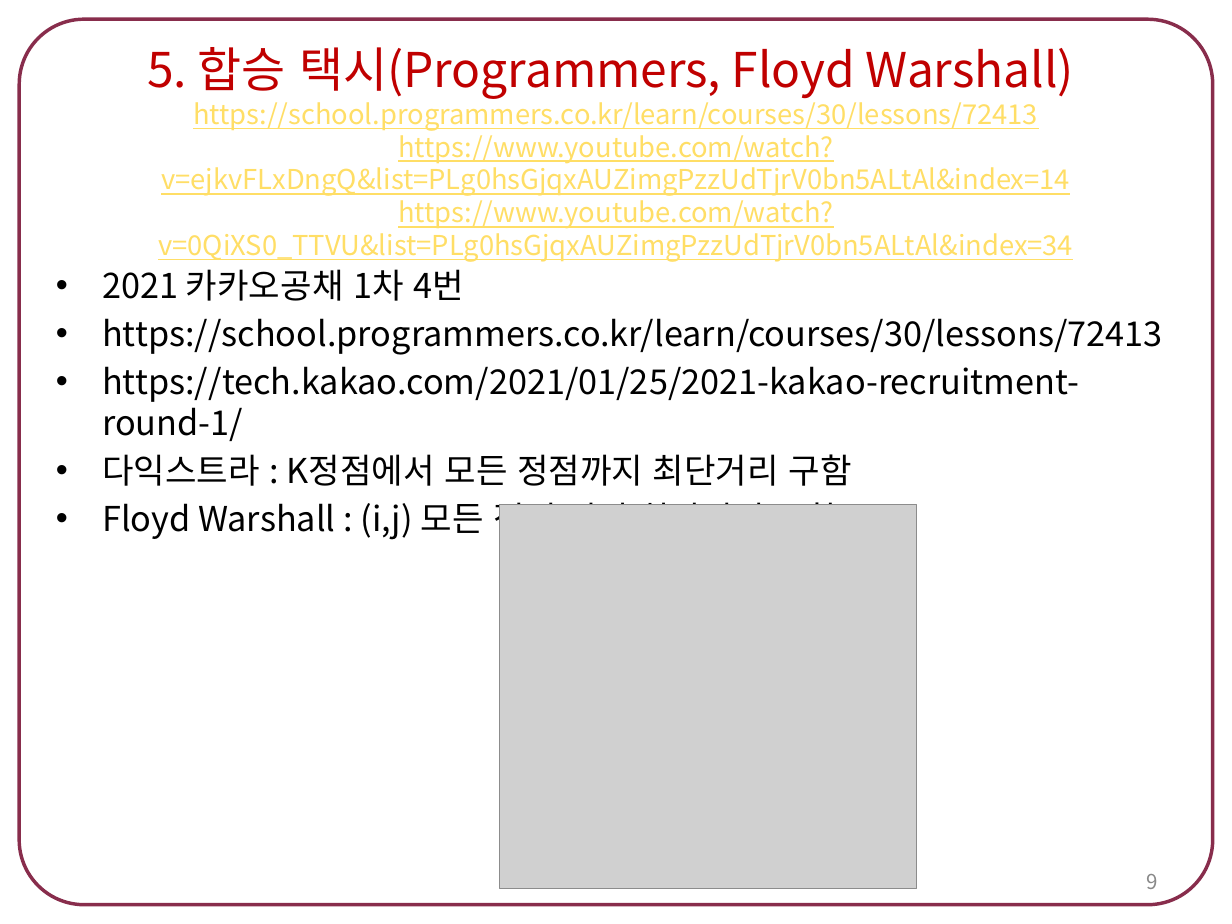
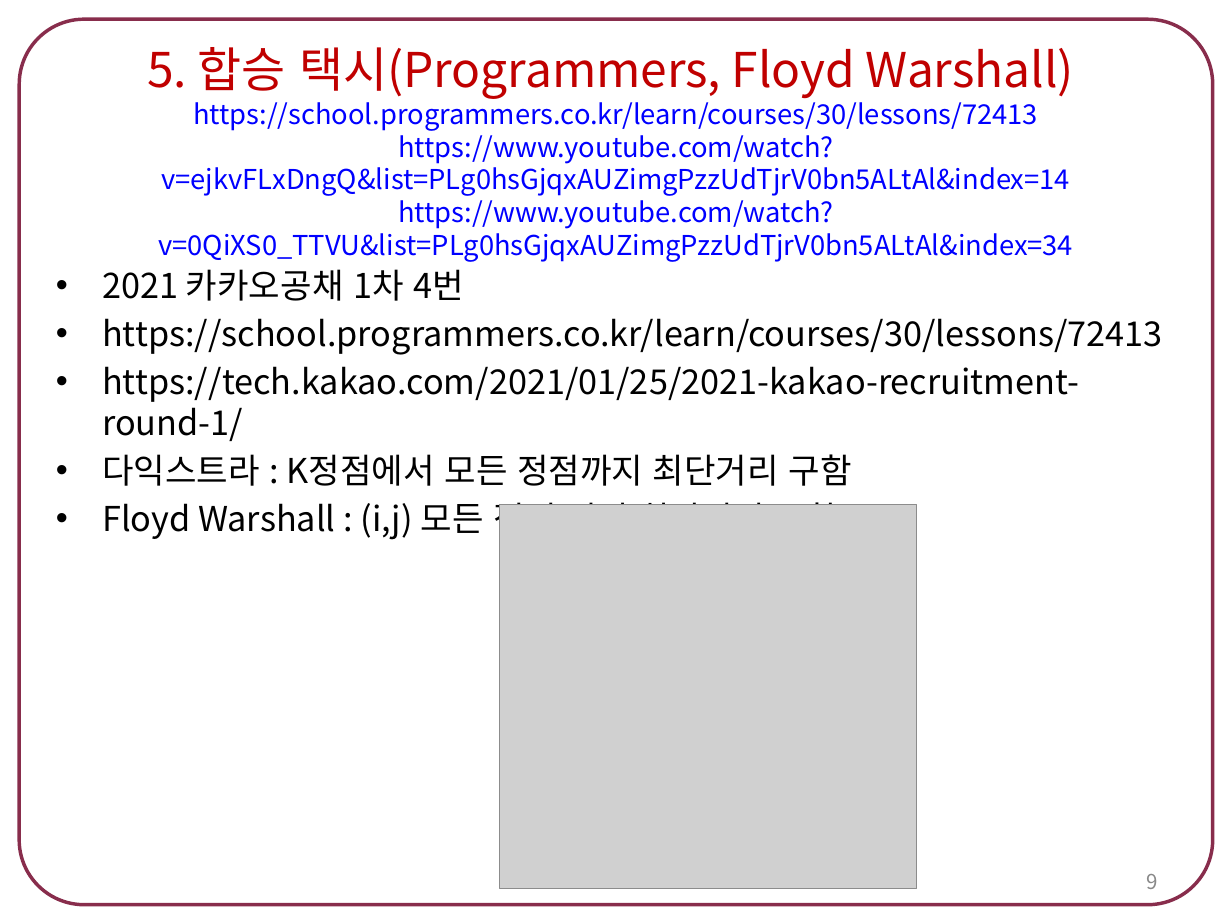
Before and after one commit to tlsdn0403/4-1, a slide deck: slide 9 of 스크립트언어/숙제7. 최단 경로 알고리즘.pptx. Drawn at 1232x924 pixels with LibreOffice and Linux fonts; fonts in the diff are those of the drawing; grey boxes stand for pictures. Boxes give left, top, right and bottom in pixels: in the first picture for what was removed or moved away, otherwise in the second. Text is boxed around its words. In the diff, an @@ line names an element or a change of style, - is before the commit and + after.

```diff
--- a/스크립트언어/숙제7. 최단 경로 알고리즘.pptx
+++ b/스크립트언어/숙제7. 최단 경로 알고리즘.pptx
@@ title "5. 합승 택시(Programmers, Floyd Warshall) ..." at [147, 47, 1074, 262]: text colour #FFDE66 to #0000FF, underline off in "https://school.programmers.co.kr/learn/courses/30/lessons/72 ..." @@
```
Also in this commit, not shown: 4 other slides changed, 18 other files.
